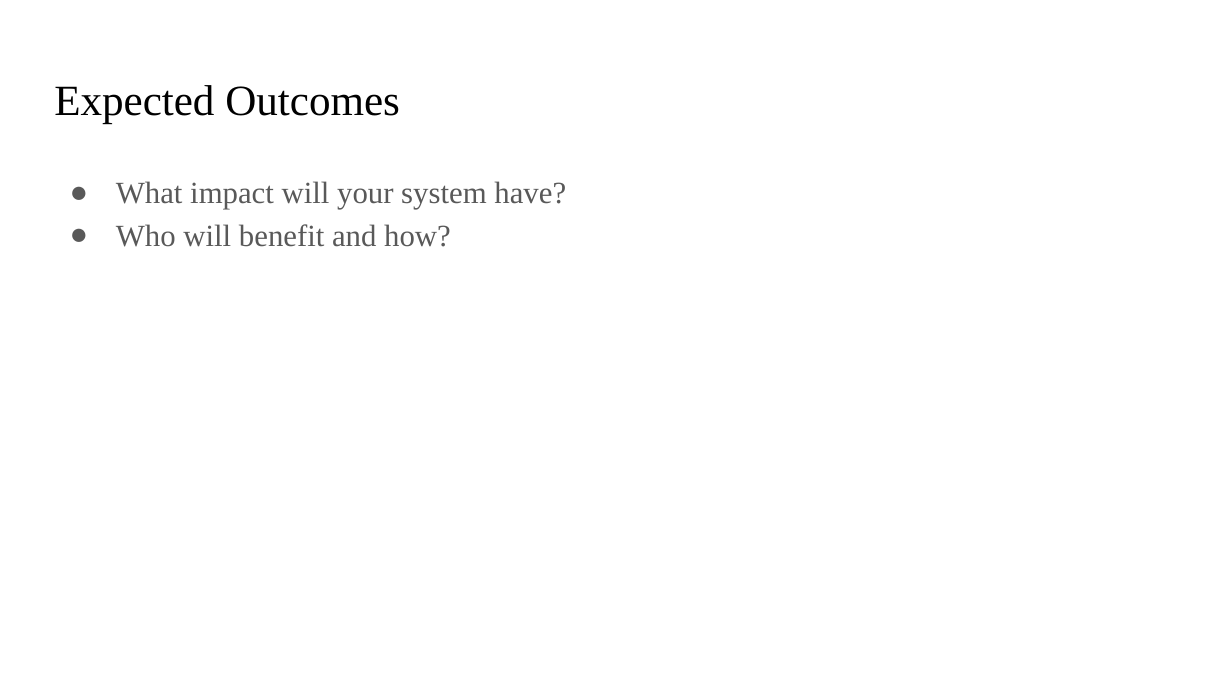
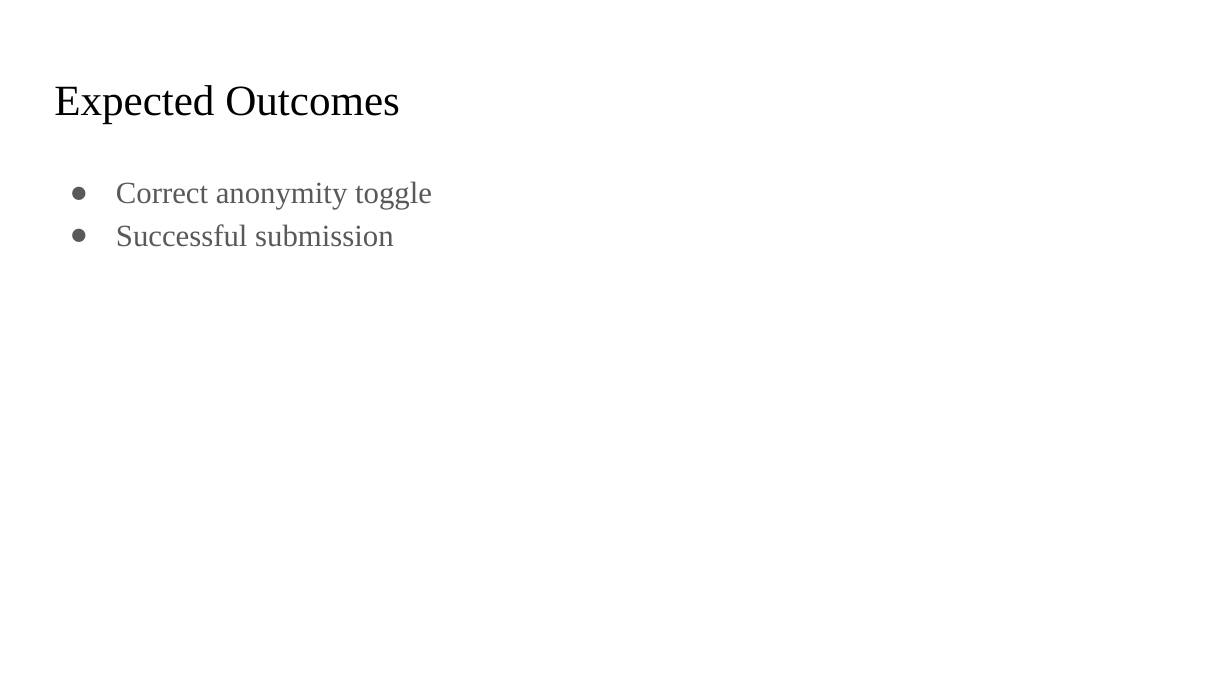
Before and after one commit to Lumineskz/AnonFeedbackWall, a slide deck: slide 13 of Presentations/Proposal Format.pptx. Drawn at 1232x693 pixels with LibreOffice and Linux fonts; fonts in the diff are those of the drawing. Boxes give left, top, right and bottom in pixels: in the first picture for what was removed or moved away, otherwise in the second. Text is boxed around its words. In the diff, an @@ line names an element or a change of style, - is before the commit and + after.

```diff
--- a/Presentations/Proposal Format.pptx
+++ b/Presentations/Proposal Format.pptx
@@ text at bbox=[116, 181, 432, 247]: text changed @@
-● What impact will your system have?
-● Who will benefit and how?
+● Correct anonymity toggle
+● Successful submission
```
Also in this commit, not shown: 1 other slide changed, 2 slides added, 1 slide removed, 3 other files.
